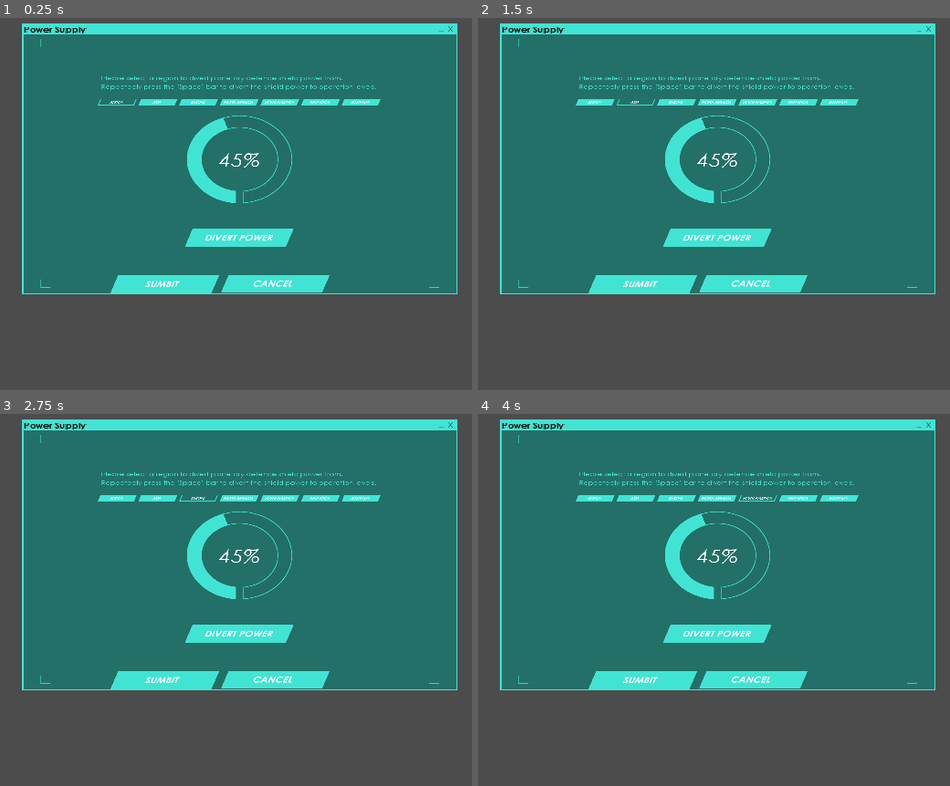
Above: before the commit, frames 1-4 (two rows, left to right).
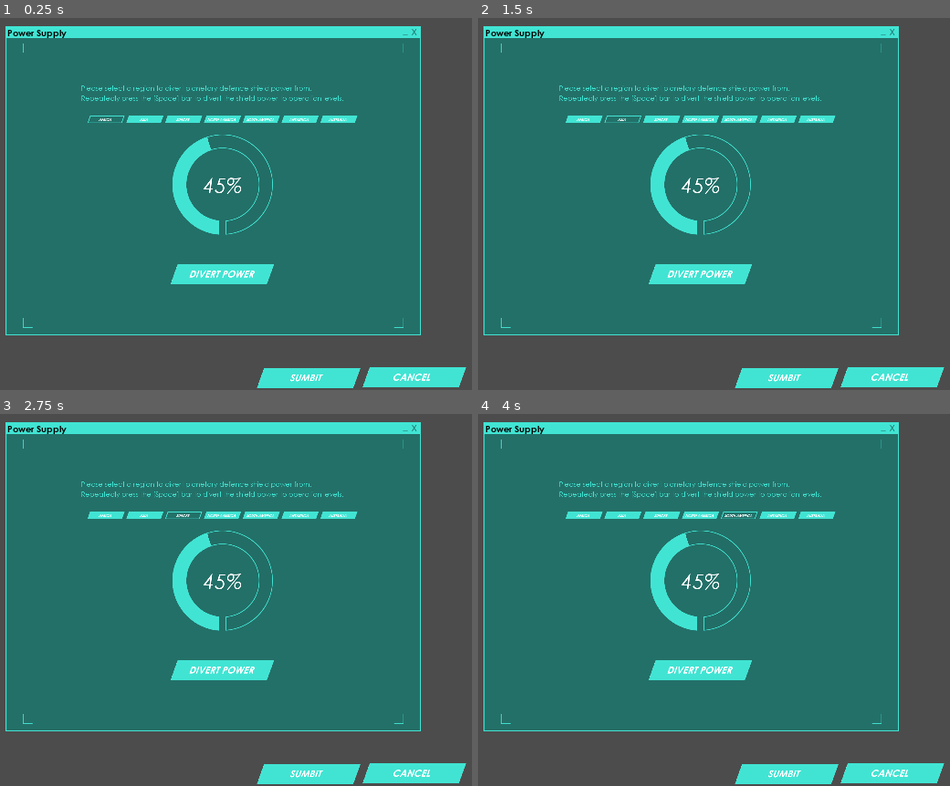
Above: after the commit, the same moments.

Repository: CoderJet/GMTK-20
Game: Godot game, scene res://src/SpaceMashGame/SpaceMashGame.tscn
The game is run twice, just before and just after one commit, with the same random seed, the same clock (stepped at 60 frames per second) and the same inputs. This scene is started directly instead of the project's main scene.
Inputs (mouse positions are in pixels of both pictures, inside the frame that each line leads up to; where the layout moved, square brackets give the same spot in the first picture):
- Up to frame 1 (0.25 s): no input
- Up to frame 2 (1.5 s): click (581, 118) [596, 103] at 0.5 s; click (624, 118) [633, 103] at 1.25 s
- Up to frame 3 (2.75 s): click (184, 514) [198, 499] at 2 s
- Up to frame 4 (4 s): click (699, 514) [718, 499] at 2.75 s; click (737, 514) [756, 499] at 3.5 s

The runs differ from the first frame. In frame 1, 30% of the frame differs, in the area x 1-99%, y 1-100%; in frame 2, 30%; in frame 3, 30%; in frame 4, 30%.

Commit message:
For Niall

Diff:
--- a/src/SpaceMashGame/SpaceMashGame.tscn
+++ b/src/SpaceMashGame/SpaceMashGame.tscn
@@ -36,15 +36,6 @@
 shortcut = SubResource( 1 )
 
 [node name="SpaceMashGame" type="Control"]
-margin_right = 1280.0
-margin_bottom = 720.0
-rect_scale = Vector2( 1.04796, 0.874842 )
-script = ExtResource( 1 )
-__meta__ = {
-"_edit_use_anchors_": false
-}
-
-[node name="Window" type="NinePatchRect" parent="."]
 anchor_left = 0.5
 anchor_top = 0.5
 anchor_right = 0.5
@@ -54,14 +45,32 @@
 margin_right = 365.0
 margin_bottom = 270.5
 rect_pivot_offset = Vector2( 364, 271 )
+mouse_filter = 2
+script = ExtResource( 1 )
+__meta__ = {
+"_edit_use_anchors_": false,
+"_editor_description_": ""
+}
+
+[node name="Window" type="NinePatchRect" parent="."]
+anchor_left = 0.5
+anchor_top = 0.5
+anchor_right = 0.5
+anchor_bottom = 0.5
+margin_left = -379.632
+margin_top = -278.18
+margin_right = 348.368
+margin_bottom = 264.82
+rect_pivot_offset = Vector2( 364, 271 )
 texture = ExtResource( 22 )
-region_rect = Rect2( 0.044, 0, 1091.96, 816 )
-patch_margin_left = 71
+region_rect = Rect2( 0.0443115, 0, 1091.96, 816 )
+patch_margin_left = 73
 patch_margin_top = 71
 patch_margin_right = 71
 patch_margin_bottom = 45
 __meta__ = {
-"_edit_use_anchors_": false
+"_edit_use_anchors_": false,
+"_editor_description_": ""
 }
 
 [node name="WindowText" type="Label" parent="Window"]
